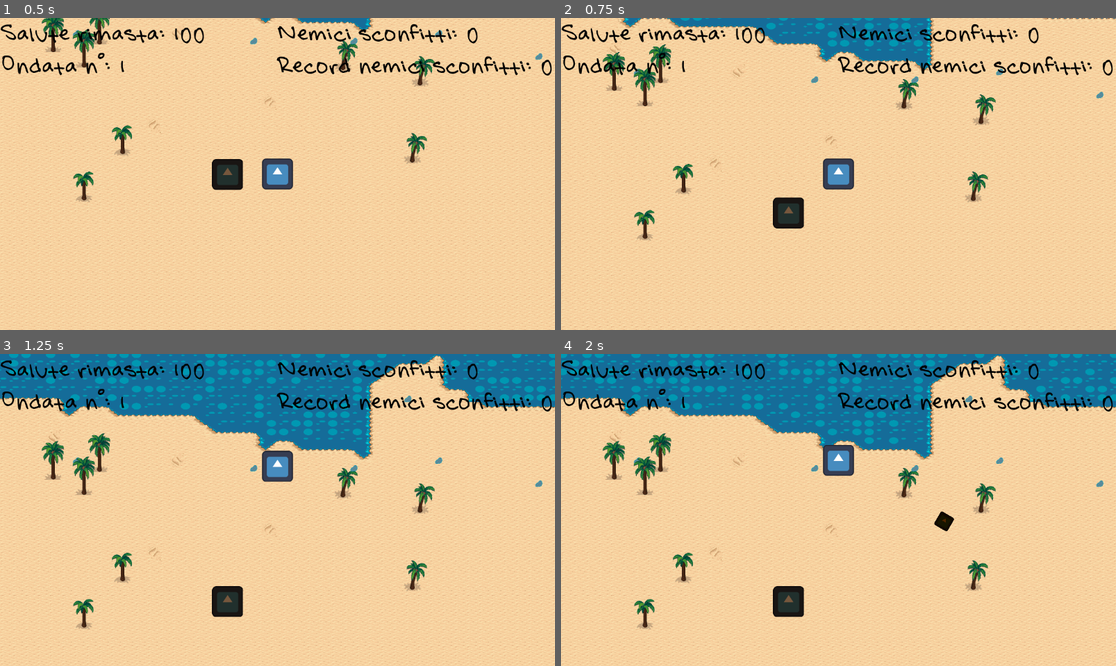
Above: before the commit, frames 1-4 (two rows, left to right).
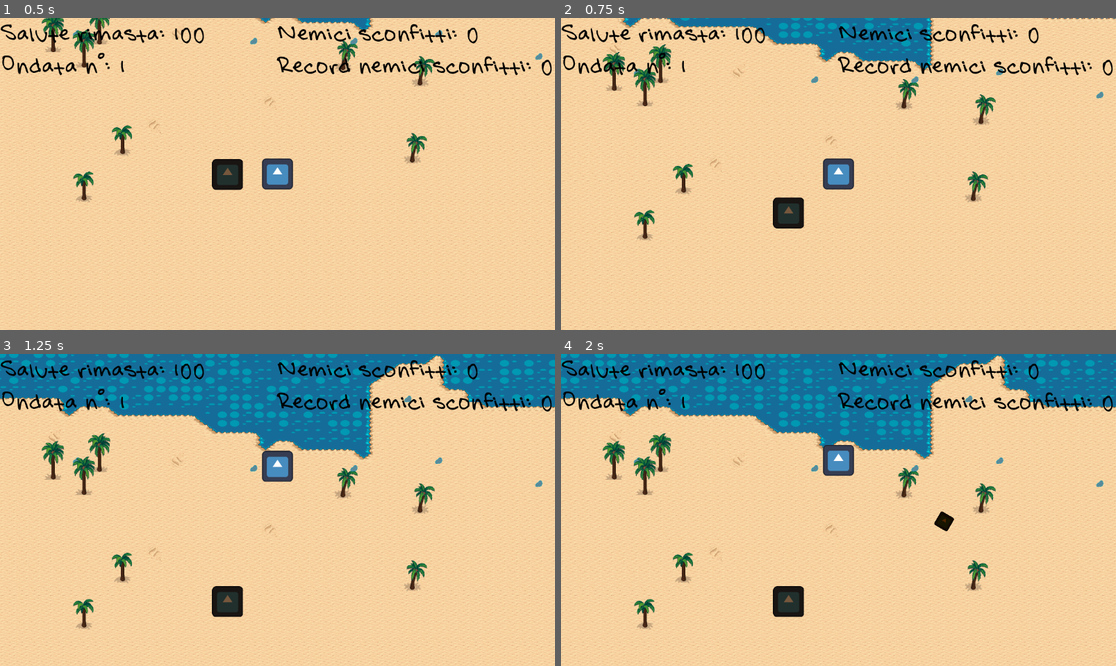
Above: after the commit, the same moments.

Repository: xMarcoMax/BeatchSlash
Game: Godot game, scene res://Scenes/level.tscn
Same seed, same stepped clock (60 frames per second), same inputs: the game is played once before the commit and once after it. The engine's default icon, where the game draws it, is replaced by a stand-in: a white triangle on a blue panel in a dark square.
Inputs (mouse positions are in pixels of both pictures, inside the frame that each line leads up to):
- Up to frame 1 (0.5 s): no input
- Up to frame 2 (0.75 s): tap Enter at 0.5 s; move the mouse to (810, 236) at 0.52 s; hold Up (ui_up) from 0.53 s (still down); hold Space (run) from 0.53 s (still down)
- Up to frame 3 (1.25 s): keep holding Up (ui_up); keep holding Space (run)
- Up to frame 4 (2 s): keep holding Up (ui_up); move the mouse to (1005, 556) at 1.27 s; release Space (run) at 1.28 s; right-click (1005, 556) at 1.35 s

Frame 1 is identical in both runs. In frame 2, 0.6% of the frame differs, in the area x 23-66%, y 0-12%; in frame 3, 3.2%; in frame 4, 3.3%, in the area x 0-100%, y 0-29%.

Commit message:
Segnale per notifica sconfita nemico e aggiornamento hud, metodo di spawn nemici

Diff:
--- a/Scripts/enemy.gd
+++ b/Scripts/enemy.gd
@@ -8,6 +8,7 @@
 @export var hp = 100
 @export var damage = 10
 
+signal defeated
 func _ready():
 	target = get_node("../Boyfriend")
 
@@ -24,6 +25,7 @@
 func dead():
 	velocity = Vector2.ZERO
 	timer.start()
+	defeated.emit()
 
 #Delete the dead enemy after the animation
 func _on_dead_timer_timeout():
--- a/Scripts/level.gd
+++ b/Scripts/level.gd
@@ -1,24 +1,40 @@
 extends Node2D
 
 @onready var player = $Player
+@onready var target = get_node("Boyfriend")
 @onready var spawn_area = $World/EnemySpawn
 @onready var hud = $HUD
 
 var enemy = preload("res://Characters/enemy.tscn")
 var spawn_number = 5
+var wave = 1
+var defeated = 0
+var record
 
 # Called every frame. 'delta' is the elapsed time since the previous frame.
 func _ready():
-	hud.set_health(100)
-	hud.set_wave(1)
-	hud.set_defeated(0)
+	record = 0
+	hud.set_health(target.hp)
+	hud.set_wave(wave)
+	hud.set_defeated(defeated)
 	hud.set_record(0)
 
 func _process(delta):
+	spawn_enemy()
+
+func spawn_enemy():
 	if spawn_number > 0:
 		var spawn_point = spawn_area.calculate_spawn_point()
 		var spawn = enemy.instantiate()
 		spawn.position = spawn_point
 		add_child(spawn)
-		spawn.target = get_node("Boyfriend")
+		spawn.defeated.connect(_on_defeated)
+		spawn.target = target
 		spawn_number -= 1
+
+func _on_defeated():
+	print("nemico sconfitto")
+	defeated += 1
+	hud.set_defeated(defeated)
+	if defeated > record:
+		hud.set_record(defeated)
